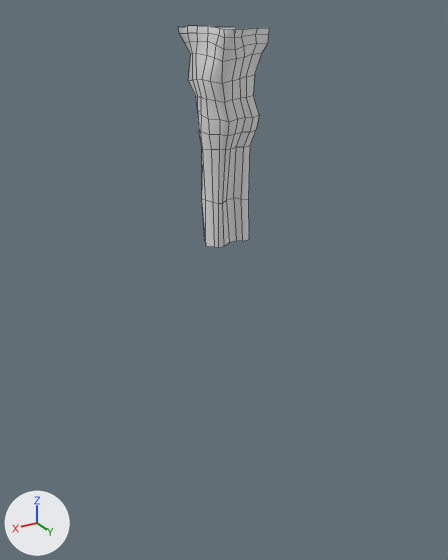
Renders of the FBX model Assets/Art/Models/Cliff_02.fbx from each side of a commit.
One viewpoint serves both versions: a 50 mm lens placed at (54.0, 91.9, 34.9), pointed at (-4.3, -5.2, -13.6). The axes (+X, +Y, +Z) are drawn at lower left. The lights are the same throughout. Mesh edges are drawn as thin lines. Materials are left out; every surface is plain grey. Where no turn or scale is listed for an object, it has been applied to the vertices.

Names of what the first picture shows: 'Cliff_02'.
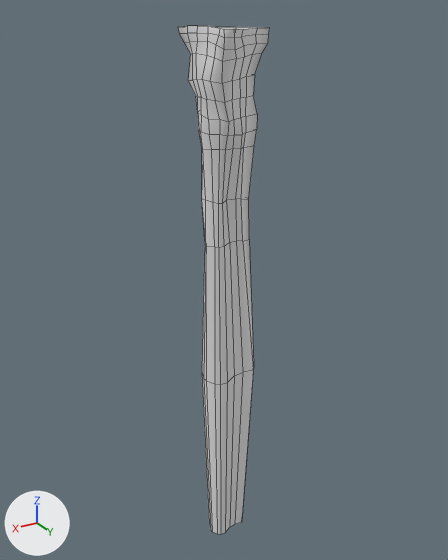
Boxes [x1, y1, x2, y2] around the edits, measured in the pictures (448 x 560 px):
'Cliff_02', reshaped (129% taller)
    before: [178, 26, 270, 247]
    after: [178, 26, 270, 534]
part 1 of me_plane_006, built on
    before: [224, 95, 259, 242]
    after: [202, 27, 265, 534]

Diff of the bpy script that builds the scene:
```diff
--- a/Assets/Art/Models/Cliff_02.fbx.py
+++ b/Assets/Art/Models/Cliff_02.fbx.py
@@ me_plane_006 @@
 # used by ob_cliff_02; location = (0.0, 0.0, 0.0)
-me_plane_006.from_pydata(...)  # 154 vertices, 130 faces; spans x -10.2..3.9, y -9.1..3.8, z -4.6..33.1
+me_plane_006.from_pydata(...)  # 182 vertices, 168 faces; spans x -10.2..3.9, y -9.1..3.8, z -73.4..33.1
+# me_plane_006 part 1
+# 12 vertices move from x -8.7..-2.1, y -1.0..1.7, z 4.4..18.7 to x -8.2..-2.5, y -0.5..1.8, z 4.4..18.8
+# 28 vertices are added at x -10.0..2.2, y -6.5..0.9, z -73.4..-32.5
+# 38 new faces join them
```
